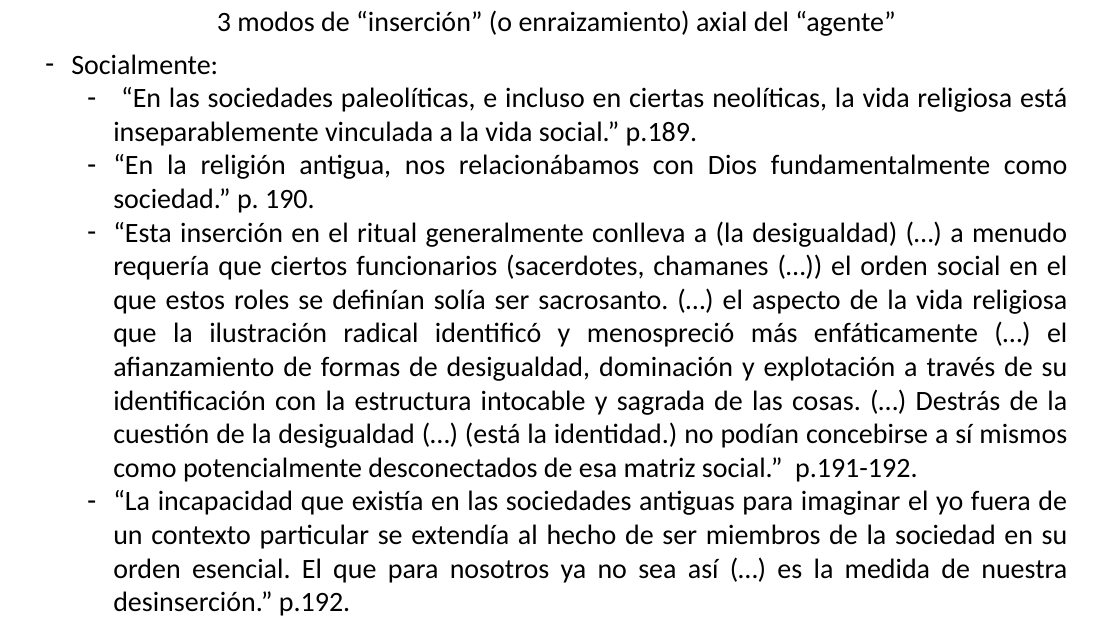
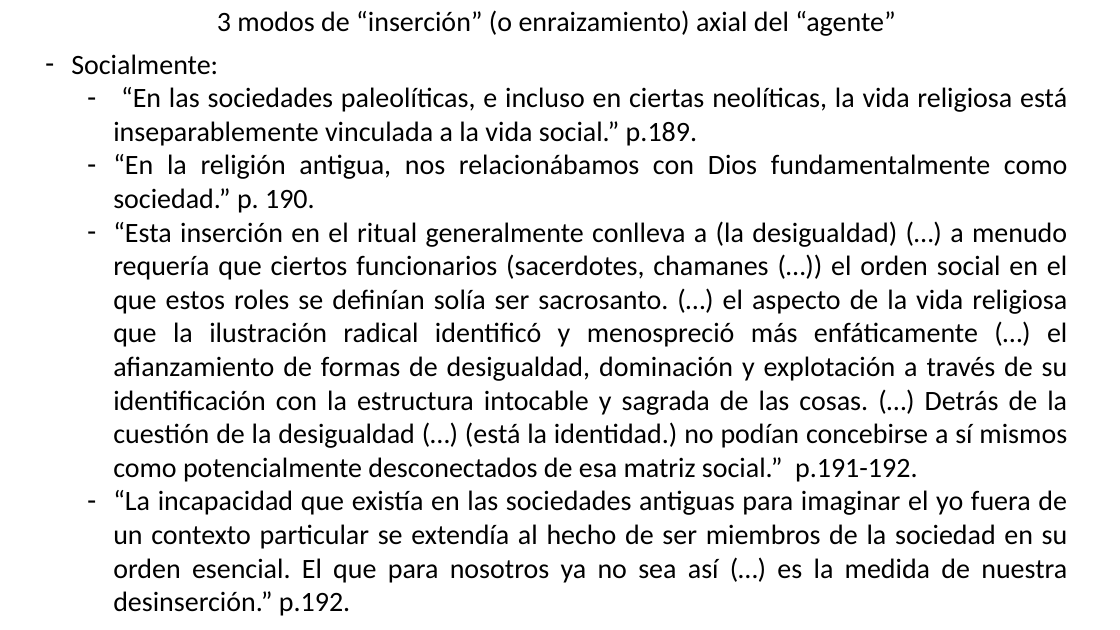
Before and after one commit to zaboltar/zaboltar.github.io, a slide deck: slide 13 of assets uarm/2023 2 UarmPCrit/Taylor - Era Secular 3 y 5.pptx (slide 11 before the commit). Drawn at 1120x630 pixels with LibreOffice and Linux fonts; fonts in the diff are those of the drawing. Boxes give left, top, right and bottom in pixels: in the first picture for what was removed or moved away, otherwise in the second. Text is boxed around its words. In the diff, an @@ line names an element or a change of style, - is before the commit and + after.

```diff
--- a/assets uarm/2023 2 UarmPCrit/Taylor - Era Secular 3 y 5.pptx
+++ b/assets uarm/2023 2 UarmPCrit/Taylor - Era Secular 3 y 5.pptx
@@ text at box(113, 221, 1068, 482): text changed @@
-  – “Esta inserción en el ritual generalmente conlleva a (la desigualdad) (…) a menudo requería que ciertos funcionarios (sacerdotes, chamanes (…)) el orden social en el que estos roles se definían solía ser sacrosanto. (…) el aspecto de la vida religiosa que la ilustración radical identificó y menospreció más enfáticamente (…) el afianzamiento de formas de desigualdad, dominación y explotación a través de su identificación con la estructura intocable y sagrada de las cosas. (…) Destrás de la cuestión de la desigualdad (…) (está la identidad.) no podían concebirse a sí mismos como potencialmente desconectados de esa matriz social.” p.191-192.
+  – “Esta inserción en el ritual generalmente conlleva a (la desigualdad) (…) a menudo requería que ciertos funcionarios (sacerdotes, chamanes (…)) el orden social en el que estos roles se definían solía ser sacrosanto. (…) el aspecto de la vida religiosa que la ilustración radical identificó y menospreció más enfáticamente (…) el afianzamiento de formas de desigualdad, dominación y explotación a través de su identificación con la estructura intocable y sagrada de las cosas. (…) Detrás de la cuestión de la desigualdad (…) (está la identidad.) no podían concebirse a sí mismos como potencialmente desconectados de esa matriz social.” p.191-192.
```
Also in this commit, not shown: 11 other slides changed, 3 slides added, 1 slide removed, 8 other files.
